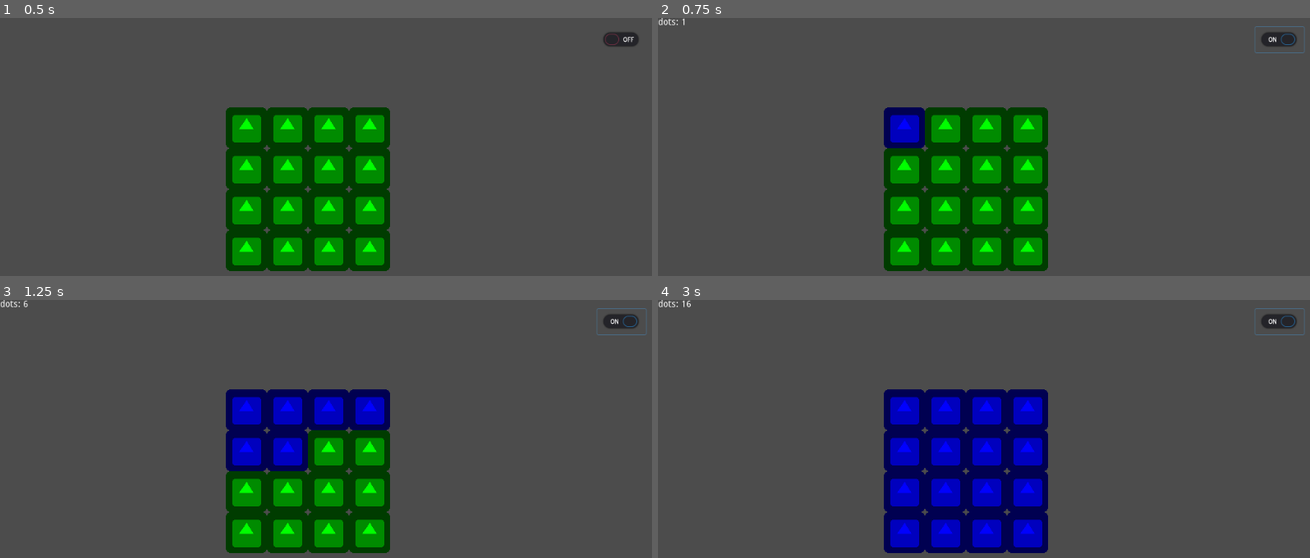
Above: before the commit, frames 1-4 (two rows, left to right).
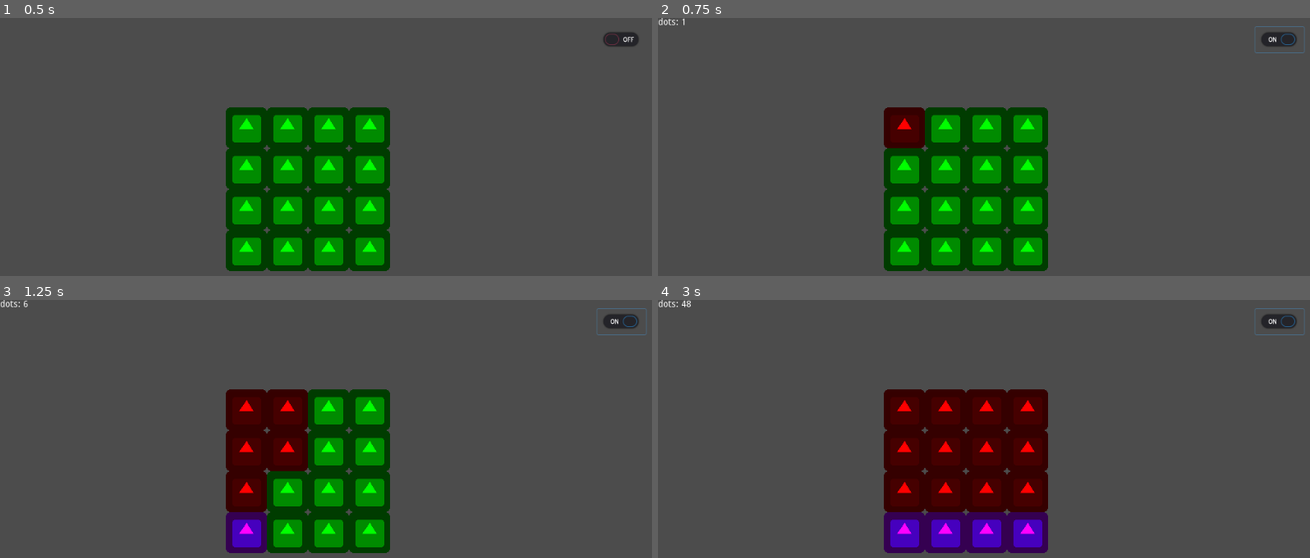
Above: after the commit, the same moments.

Repository: marschium/nonogram-idle
Game: Godot game, scene res://scenes/Main.tscn
Same seed, same stepped clock (60 frames per second), same inputs: the game is played once before the commit and once after it. The project has no main scene, so this scene is started directly. The engine's default icon, where the game draws it, is replaced by a stand-in: a white triangle on a blue panel in a dark square.
Inputs (mouse positions are in pixels of both pictures, inside the frame that each line leads up to):
- Up to frame 1 (0.5 s): no input
- Up to frame 2 (0.75 s): click (1277, 38) at 0.5 s
- Up to frame 3 (1.25 s): no input
- Up to frame 4 (3 s): click (1277, 320) at 1.25 s; click (1277, 320) at 2 s; move the mouse to (905, 410) at 2.77 s; click (905, 410) at 2.92 s

Frame 1 is identical in both runs. In frame 2, 1.0% of the frame differs, in the area x 34-41%, y 34-51%; in frame 3, 7.9%; in frame 4, 16%, in the area x 3-60%, y 0-99%.

Commit message:
auto clicker can run patterns

Diff:
--- a/game/example.json
+++ b/game/example.json
@@ -1,4 +1,8 @@
 {
+    "name": "red",
+    "bonus": 32,
+    "w": 4,
+    "h": 4,
     "tiles": [
         {
             "x": 0,
@@ -18,7 +22,7 @@
         {
             "x": 0,
             "y": 3,
-            "c": [255, 0, 0]
+            "c": [255, 0, 255]
         },
         {
             "x": 1,
@@ -38,7 +42,7 @@
         {
             "x": 1,
             "y": 3,
-            "c": [255, 0, 0]
+            "c": [255, 0, 255]
         },{
             "x": 2,
             "y": 0,
@@ -57,7 +61,7 @@
         {
             "x": 2,
             "y": 3,
-            "c": [255, 0, 0]
+            "c": [255, 0, 255]
         },{
             "x": 3,
             "y": 0,
@@ -76,7 +80,7 @@
         {
             "x": 3,
             "y": 3,
-            "c": [255, 0, 0]
+            "c": [255, 0, 255]
         }
     ]
 }
--- a/game/scenes/Autoclicker.gd
+++ b/game/scenes/Autoclicker.gd
@@ -1,9 +1,20 @@
 extends Node2D
 
-signal click(color)
+signal click(x, y, color)
 
 export var running = false
 export var color = Color(0, 0, 1)
+
+var file = "res://example.json"
+var clicks = []
+var click_idx = 0
+
+func read_json_file(file_path):
+	var file = File.new()
+	file.open(file_path, File.READ)
+	var content_as_text = file.get_as_text()
+	var content_as_dictionary = parse_json(content_as_text)
+	return content_as_dictionary
 
 func start():
 	$Timer.start()
@@ -13,6 +24,30 @@
 
 # Called when the node enters the scene tree for the first time.
 func _ready():
+
+	# container for ordered tiles
+	var pattern_def = read_json_file(file)
+	var w = int(pattern_def["w"])
+	var h = int(pattern_def["h"])
+	var tiles = []
+	tiles.resize(w)
+	for x in w:
+		var c = []
+		c.resize(h)
+		tiles[x] = c
+
+	# order the tiles
+	for t in pattern_def["tiles"]:
+		var x = int(t["x"])
+		var y = int(t["y"])
+		tiles[x][y] = Color(float(t["c"][0]) / 255.0, float(t["c"][1]) / 255.0, float(t["c"][2]) / 255.0)
+
+	click_idx = 0
+	clicks = []
+	for x in range(w):
+		for y in range(h):
+			clicks.append([x, y, tiles[x][y]])
+
 	if running:
 		$Timer.start()
 	else:
@@ -23,4 +58,8 @@
 	pass
 
 func _on_Timer_timeout():
-	emit_signal("click", color)
+	if click_idx >= len(clicks):
+		click_idx = 0
+	var v = clicks[click_idx]
+	emit_signal("click", v[0], v[1], v[2])
+	click_idx += 1
--- a/game/scenes/Gameboard.gd
+++ b/game/scenes/Gameboard.gd
@@ -33,8 +33,8 @@
 	var gw = 64 * 4
 	var offset = Vector2(viewportWidth/2 - gw/2, viewportHeight/2 - gh/2)
 
-	for y in range(4):
-		for x in range(4):
+	for x in range(4):
+		for y in range(4):
 			var t = Tile.instance()
 			var pos = Vector2(spacing * x, spacing * y) + offset
 			t.x = x
--- a/game/scenes/Main.gd
+++ b/game/scenes/Main.gd
@@ -6,12 +6,17 @@
 # Called when the node enters the scene tree for the first time.
 func _ready():
 	$AutoclickerButton.pressed = $Autoclicker.running
+	for p in $Patterns.get_children():
+		$Gameboard.connect("tile_changed", p, "_on_Gameboard_tile_changed")
+		$Gameboard.connect("complete", p, "_on_Gameboard_complete")
+		p.connect("matched", self, "_on_Pattern_matched", [p])
 
 func _on_Gameboard_tile_changed(tile):
 	score += 1
 	$ScoreLabel.text = "dots: %s" % score
 
-func _on_Autoclicker_click(color):
+func _on_Autoclicker_click(x, y, color):
+	# TODO use coords instead of next unchanged
 	var t = $Gameboard.next_unchanged()
 	if t != null:
 		t.change(color)
@@ -20,11 +25,18 @@
 	tile.change(Color(1, 0, 0))
 
 func _on_Gameboard_complete():
+	$Autoclicker.stop()
 	yield(get_tree().create_timer(0.2), "timeout")
 	$Gameboard.reset()
+	if $AutoclickerButton.pressed:
+		$Autoclicker.start()
 
 func _on_AutoclickerButton_toggled(button_pressed):
 	if button_pressed:
 		$Autoclicker.start()
 	else:
 		$Autoclicker.stop()
+
+func _on_Pattern_matched(bonus, pattern):
+	score += bonus
+	$ScoreLabel.text = "dots: %s" % score
--- a/game/scenes/Main.tscn
+++ b/game/scenes/Main.tscn
@@ -28,12 +28,13 @@
 "_edit_use_anchors_": false
 }
 
-[node name="Pattern" type="Node2D" parent="."]
+[node name="Patterns" type="Node2D" parent="."]
+
+[node name="TestPattern" type="Node2D" parent="Patterns"]
 script = ExtResource( 4 )
 
 [connection signal="complete" from="Gameboard" to="." method="_on_Gameboard_complete"]
 [connection signal="tile_changed" from="Gameboard" to="." method="_on_Gameboard_tile_changed"]
-[connection signal="tile_changed" from="Gameboard" to="Pattern" method="_on_Gameboard_tile_changed"]
 [connection signal="tile_clicked" from="Gameboard" to="." method="_on_Gameboard_tile_clicked"]
 [connection signal="click" from="Autoclicker" to="." method="_on_Autoclicker_click"]
 [connection signal="toggled" from="AutoclickerButton" to="." method="_on_AutoclickerButton_toggled"]
--- a/game/scenes/Pattern.gd
+++ b/game/scenes/Pattern.gd
@@ -1,8 +1,12 @@
 extends Node2D
 
+signal matched(bonus)
 
 var file = "res://example.json"
+var pattern_name = ""
+var bonus = 0
 var tiles = Dictionary()
+var tiles_unmatched = Dictionary()
 
 func read_json_file(file_path):
 	var file = File.new()
@@ -14,18 +18,24 @@
 # Called when the node enters the scene tree for the first time.
 func _ready():
 	var pattern_def = read_json_file(file)
+	pattern_name = pattern_def["name"]
+	bonus = pattern_def["bonus"]
 	for t in pattern_def["tiles"]:
 		var x = int(t["x"])
 		var y = int(t["y"])
 		if not tiles.has(t["x"]):
 			tiles[x] = Dictionary()
 		tiles[x][y] = Color(float(t["c"][0]) / 255.0, float(t["c"][1]) / 255.0, float(t["c"][2]) / 255.0)
-
-# Called every frame. 'delta' is the elapsed time since the previous frame.
-#func _process(delta):
-#	pass
-
+	tiles_unmatched = tiles.duplicate(true)
 
 func _on_Gameboard_tile_changed(tile):
 	if tiles.get(tile.x).get(tile.y) == tile.sprite.modulate:
-		print_debug("pattern matched")
+		tiles_unmatched.get(tile.x).erase(tile.y)
+		if tiles_unmatched.get(tile.x).empty():
+			tiles_unmatched.erase(tile.x)
+
+func _on_Gameboard_complete():
+	if tiles_unmatched.empty():
+		print_debug("pattern matched %s" % pattern_name)
+		emit_signal("matched", bonus)
+	tiles_unmatched = tiles.duplicate(true)
